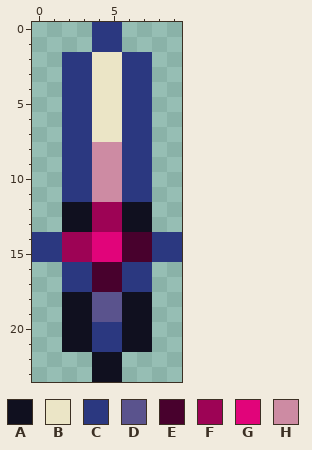
Pixel-art sprite: Projectiles/BismuthDagger.png. The picture above was drawn from the file before the commit.
The file is 10x24 pixels.
Palette (. is transparent): A #10101f  B #ebe5c6  C #2b3880  D #5a538d  E #48012d  F #9d0355  G #e1047a  H #cd8ba3
Pixels before, first column x 0:
 0 ....CC....
 1 ....CC....
 2 ..CCBBCC..
 3 ..CCBBCC..
 4 ..CCBBCC..
 5 ..CCBBCC..
 6 ..CCBBCC..
 7 ..CCBBCC..
 8 ..CCHHCC..
 9 ..CCHHCC..
10 ..CCHHCC..
11 ..CCHHCC..
12 ..AAFFAA..
13 ..AAFFAA..
14 CCFFGGEECC
15 CCFFGGEECC
16 ..CCEECC..
17 ..CCEECC..
18 ..AADDAA..
19 ..AADDAA..
20 ..AACCAA..
21 ..AACCAA..
22 ....AA....
23 ....AA....
The same view after the edit:
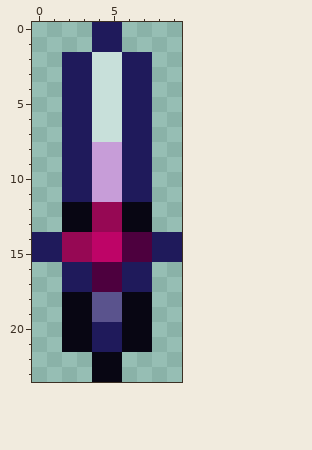
The exact change:
Colour A changes from #10101f to #080613.
Colour B changes from #ebe5c6 to #c8e0da.
Colour C changes from #2b3880 to #1f1a5b.
Colour E changes from #48012d to #4d003e.
Colour F changes from #9d0355 to #960854.
Colour G changes from #e1047a to #be0467.
Colour H changes from #cd8ba3 to #c79dd8.
